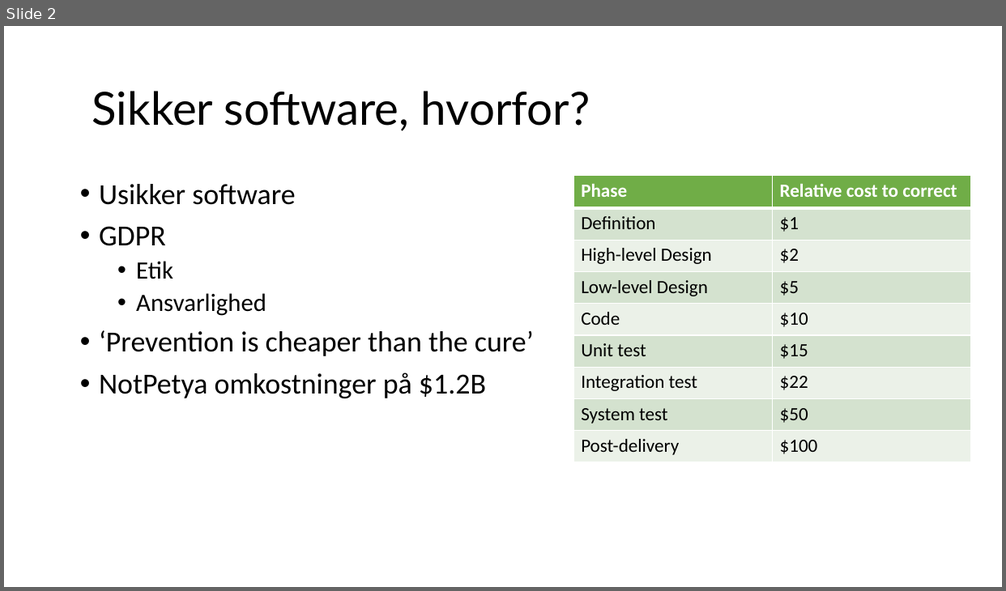
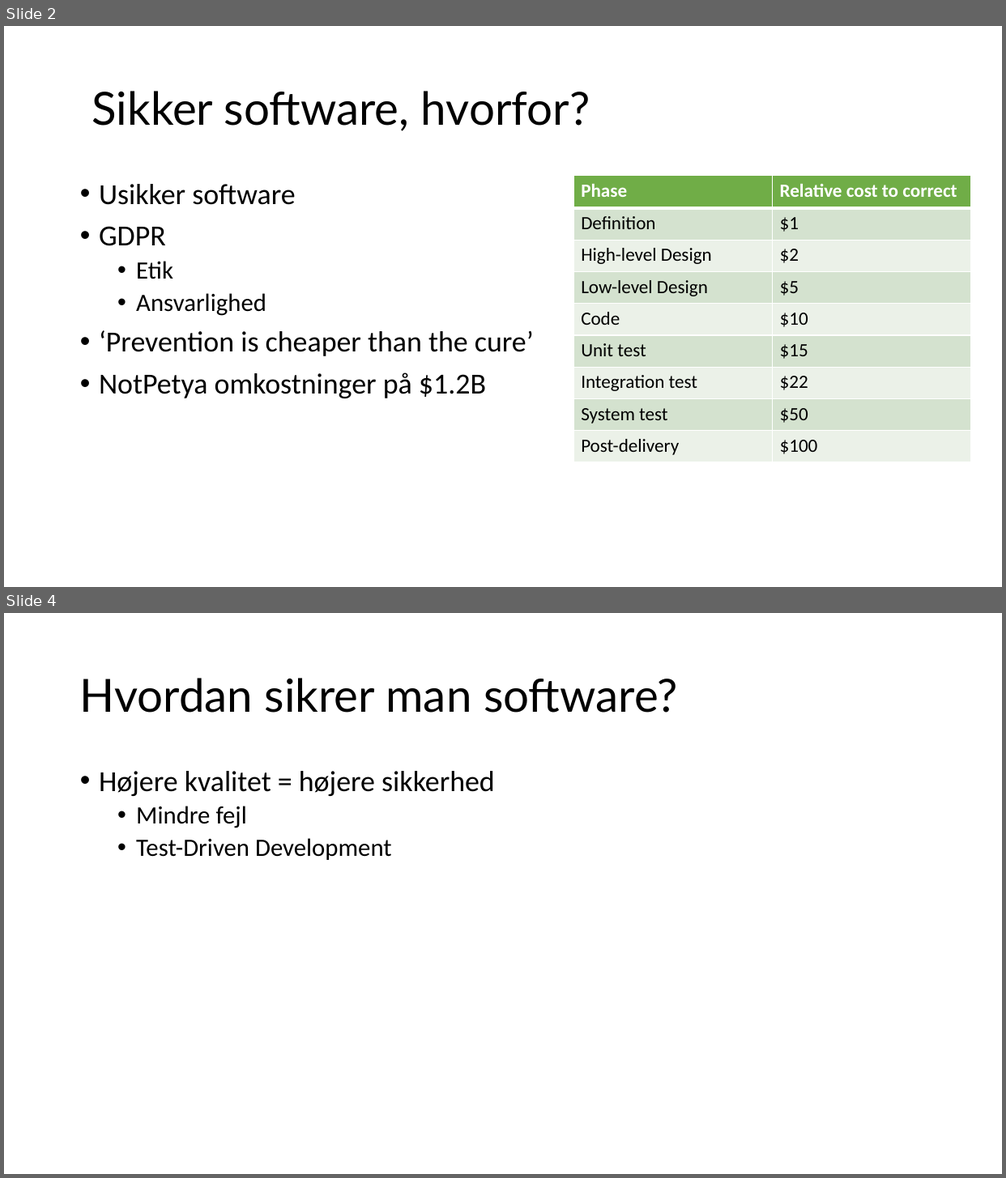
Before and after one commit to Kristiansax/kea-software-security-exam-slides, a slide deck: 2 - Sikkerhed i udviklingsprocesser.pptx. Shown one above the other, each under a label of ours: slide 2 before the commit, slides 2 and 4 after it; the slides between them are not shown. The pictures are 1006x591 and 1006x1178 pixels, drawn with LibreOffice and Linux fonts; fonts in the diff are those of the drawing. Boxes give left, top, right and bottom in pixels: in the first picture for what was removed or moved away, otherwise in the second. Text is boxed around its words. In the diff, an @@ line names an element or a change of style, - is before the commit and + after.

```diff
--- a/2 - Sikkerhed i udviklingsprocesser.pptx
+++ b/2 - Sikkerhed i udviklingsprocesser.pptx
@@ slide 4 added at box(4, 613, 1002, 1174), background #FFFFFF @@
@@ title added at box(80, 678, 678, 713), 44 pt, text #000000 @@
+Hvordan sikrer man software?
@@ text added at box(99, 771, 495, 860), 24 pt, text #000000 @@
+• Højere kvalitet = højere sikkerhed
+  • Mindre fejl
+  • Test-Driven Development
```
Also in this commit, not shown: 1 slide changed, 3 other slides added, 18 other files.
